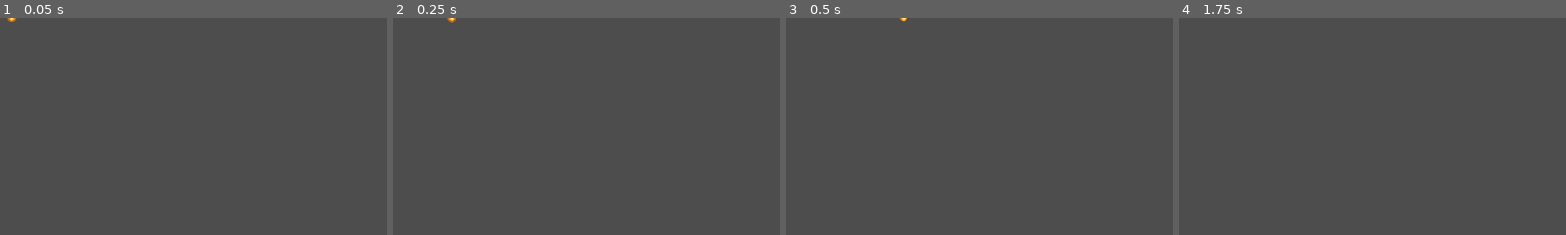
Above: before the commit, frames 1-4 (left to right).
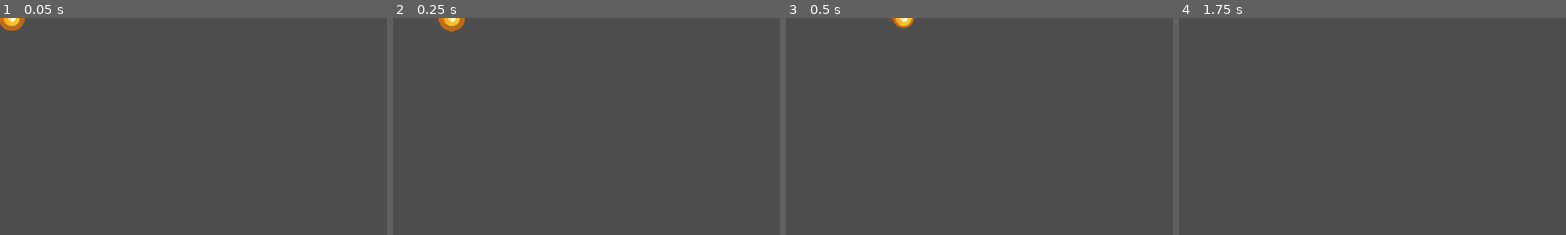
Above: after the commit, the same moments.

Repository: aymikyire/Naruto-the-battle
Game: Godot game, scene res://Scenes/Fireball.tscn
Same seed, same stepped clock (60 frames per second), same inputs: the game is played once before the commit and once after it. This scene is started directly instead of the project's main scene.
Inputs (mouse positions are % of the whole screen's width and height, from its top left):
- Up to frame 1 (0.05 s): no input
- Up to frame 2 (0.25 s): no input
- Up to frame 3 (0.5 s): no input
- Up to frame 4 (1.75 s): tap Enter at 0.5 s; move the mouse to (72, 45) at 0.52 s; hold D 0.53-1.25 s; tap J at 0.6 s; click (72, 45) at 0.67 s; drag from (30, 55) to (45, 70) at 1.27 s
The pictures show only the part of the screen within x 0-50%, y 0-50%; the shares and areas given below are measured in that part.

The runs differ from the first frame. In frame 1, 0.3% of the frame differs, in the area x 0-7%, y 0-6%; in frame 2, 0.3%, in the area x 11-19%, y 0-7%; in frame 3, 0.2%; in frame 4, nothing differs.

Commit message:
优化了密卷效果

Diff:
--- a/new_game_byclaude/Scenes/Fireball.tscn
+++ b/new_game_byclaude/Scenes/Fireball.tscn
@@ -3,7 +3,7 @@
 [ext_resource type="Script" path="res://Scripts/Fireball.gd" id="1"]
 
 [sub_resource type="CircleShape2D" id="CircleShape2D_1"]
-radius = 8.0
+radius = 24.0
 
 [node name="Fireball" type="Area2D"]
 collision_layer = 0
--- a/new_game_byclaude/Scenes/RasenganArea.tscn
+++ b/new_game_byclaude/Scenes/RasenganArea.tscn
@@ -3,7 +3,7 @@
 [ext_resource type="Script" path="res://Scripts/RasenganArea.gd" id="1"]
 
 [sub_resource type="CircleShape2D" id="CircleShape2D_1"]
-radius = 60.0
+radius = 180.0
 
 [node name="RasenganArea" type="Area2D"]
 collision_layer = 0
--- a/new_game_byclaude/Scripts/Fireball.gd
+++ b/new_game_byclaude/Scripts/Fireball.gd
@@ -28,17 +28,17 @@
 		queue_free()
 
 func _draw():
-	# 外圈火焰（橙色）
-	var outer_radius := 6.0 + sin(_pulse_time * 10.0) * 1.0
+	# 外圈火焰（橙色）— 3x放大
+	var outer_radius := 18.0 + sin(_pulse_time * 10.0) * 3.0
 	draw_circle(Vector2.ZERO, outer_radius, Color(1, 0.5, 0, 0.6))
 	# 内核（黄色）
-	draw_circle(Vector2.ZERO, 4.0, Color(1, 0.8, 0.2, 0.9))
+	draw_circle(Vector2.ZERO, 12.0, Color(1, 0.8, 0.2, 0.9))
 	# 核心（白色）
-	draw_circle(Vector2.ZERO, 2.0, Color(1, 1, 0.8, 1.0))
+	draw_circle(Vector2.ZERO, 6.0, Color(1, 1, 0.8, 1.0))
 	# 尾迹
 	var trail_dir = -direction.normalized()
-	draw_circle(trail_dir * 3, 3.0, Color(1, 0.5, 0, 0.3))
-	draw_circle(trail_dir * 6, 2.0, Color(1, 0.3, 0, 0.15))
+	draw_circle(trail_dir * 9, 9.0, Color(1, 0.5, 0, 0.3))
+	draw_circle(trail_dir * 18, 6.0, Color(1, 0.3, 0, 0.15))
 
 func _on_body_entered(body):
 	if body == caster:
--- a/new_game_byclaude/Scripts/RasenganArea.gd
+++ b/new_game_byclaude/Scripts/RasenganArea.gd
@@ -13,7 +13,7 @@
 const TICK_INTERVAL := 0.5  # 每秒2次
 
 func _ready():
-	# 自动消失+缩小
+	# 自动消失+缩小（从3x缩小到0）
 	var tween = create_tween()
 	tween.tween_property(self, "scale", Vector2(0.01, 0.01), duration).set_ease(Tween.EASE_IN)
 	tween.tween_callback(queue_free)
@@ -31,7 +31,7 @@
 
 func _draw():
 	var progress := _life_time / duration  # 0~1
-	var base_radius := 25.0 * (1.0 - progress * 0.8)
+	var base_radius := 75.0 * (1.0 - progress * 0.8)
 
 	# 外圈光晕（淡蓝）
 	draw_circle(Vector2.ZERO, base_radius, Color(0.2, 0.6, 1, 0.15))
@@ -42,14 +42,14 @@
 	# 内核心（白）
 	draw_circle(Vector2.ZERO, base_radius * 0.15, Color(1, 1, 1, 0.7))
 
-	# 螺旋纹理线
+	# 螺旋纹理线（加粗）
 	var segments := 6
 	for i in range(segments):
 		var angle := _life_time * 4.0 + i * TAU / segments
 		var spiral_len := base_radius * 0.5
 		var x := cos(angle) * spiral_len
 		var y := sin(angle) * spiral_len
-		draw_line(Vector2.ZERO, Vector2(x, y), Color(0.8, 0.95, 1, 0.3), 2.0)
+		draw_line(Vector2.ZERO, Vector2(x, y), Color(0.8, 0.95, 1, 0.3), 4.0)
 
 func _on_body_entered(body):
 	pass
--- a/new_game_byclaude/Scripts/ShadowClone.gd
+++ b/new_game_byclaude/Scripts/ShadowClone.gd
@@ -11,6 +11,7 @@
 func _ready():
 	add_to_group("shadow_clones")
 	modulate = Color(1, 1, 1, 0.7)
+	scale = Vector2(3, 3)
 
 func _process(delta):
 	_lifetime += delta
@@ -22,7 +23,7 @@
 	if caster.has_node("Sprite2D"):
 		facing = sign(caster.get_node("Sprite2D").scale.x)
 	# 朝向右侧时，后面是左边（-X）；朝向左时后面是右边（+X）
-	var offset := Vector2(-25 * facing, 0)
+	var offset := Vector2(-40 * facing, 0)
 	global_position = caster.global_position + offset
 	queue_redraw()
 
--- a/new_game_byclaude/Scripts/SkillManager.gd
+++ b/new_game_byclaude/Scripts/SkillManager.gd
@@ -17,8 +17,8 @@
 	# 距离越近击退越远
 	# 伤害2格，CD 5s
 	var dir := Vector2.RIGHT if caster.sprite.scale.x >= 0 else Vector2.LEFT
-	var base_pos: Vector2 = caster.global_position + dir * 30
-	var spread := 15.0  # 扩散角度偏移
+	var base_pos: Vector2 = caster.global_position + dir * 60  # 发射起点前移（3x）
+	var spread := 45.0  # 扩散角度偏移（3x）
 
 	# 检测影分身双倍效果
 	var has_clone_buff: bool = caster.has_meta("has_clones") and caster.get_meta("has_clones")
Not shown, changed: new_game_byclaude/README.md
